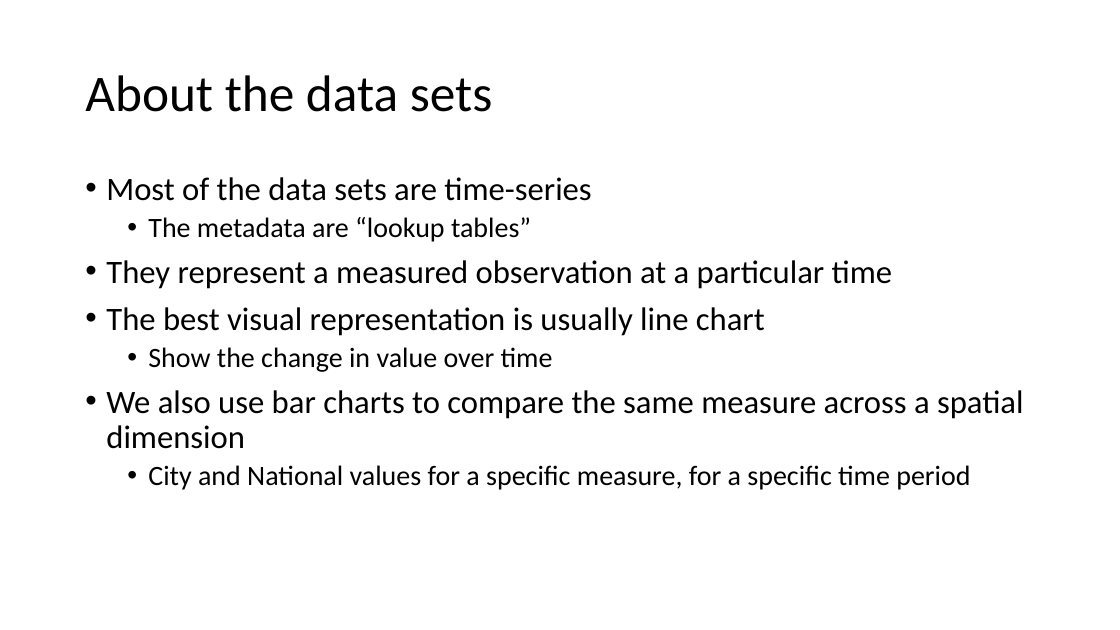
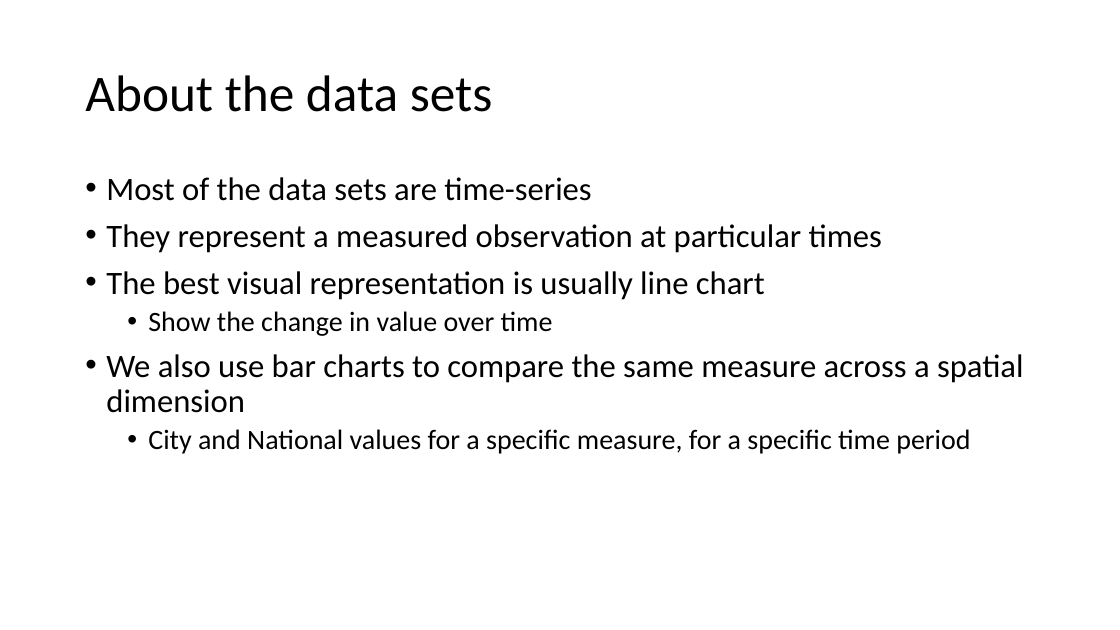
Before and after one commit to muftring/iu-datavis, a slide deck: slide 12 of project/mid-term-presentation.pptx (slide 11 before the commit). Drawn at 1120x630 pixels with LibreOffice and Linux fonts; fonts in the diff are those of the drawing. Boxes give left, top, right and bottom in pixels: in the first picture for what was removed or moved away, otherwise in the second. Text is boxed around its words. In the diff, an @@ line names an element or a change of style, - is before the commit and + after.

```diff
--- a/project/mid-term-presentation.pptx
+++ b/project/mid-term-presentation.pptx
@@ text at <box>106,224,882,253</box>: text changed @@
-  • The metadata are “lookup tables”
-• They represent a measured observation at a particular time
+• They represent a measured observation at particular times
```
Also in this commit, not shown: 3 other slides changed, 4 slides added, 4 slides removed, 14 other files.
